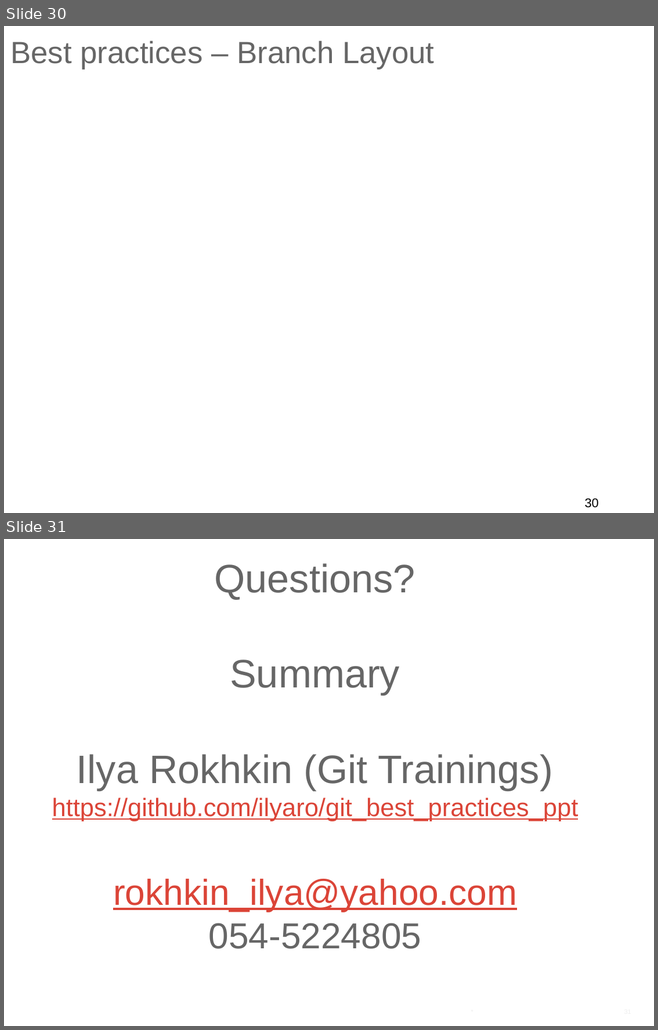
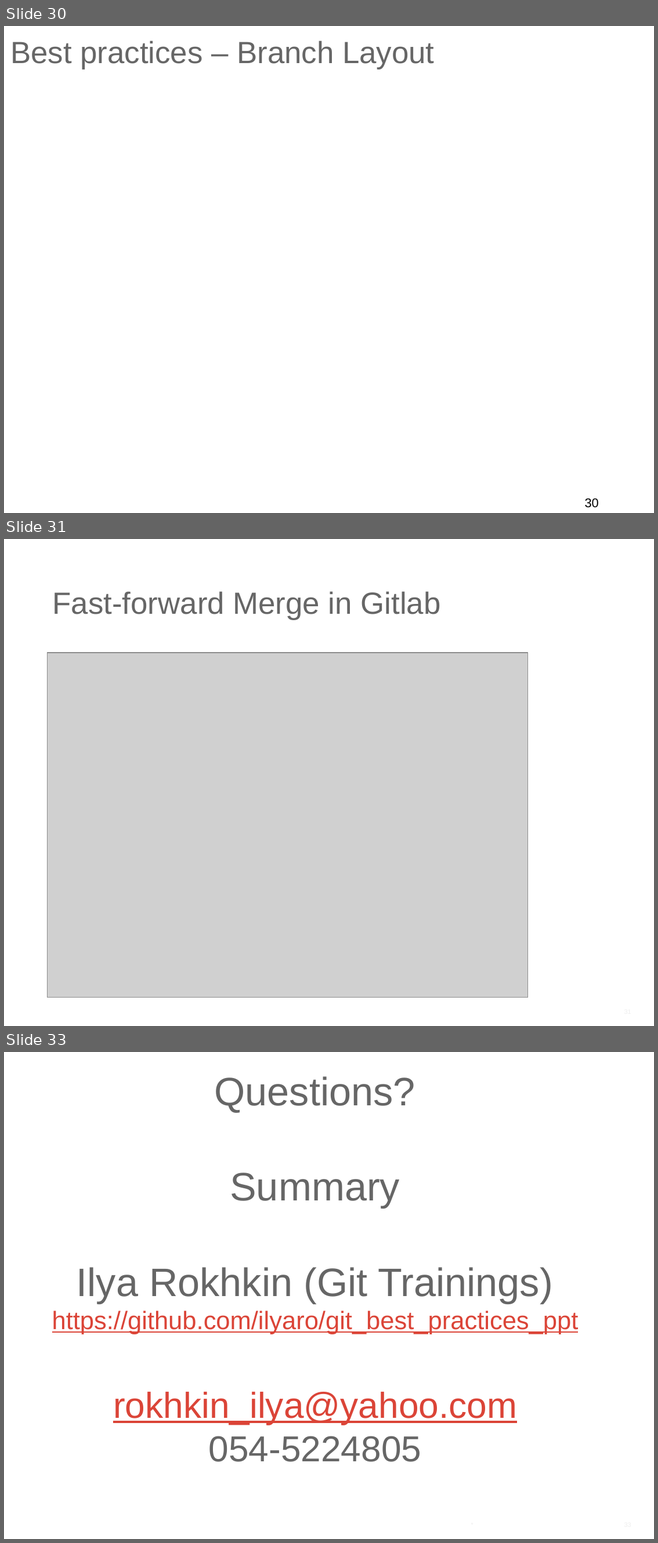
Before and after one commit to ilyaro/mysite, a slide deck: WorkStuff/Courses/Git/Git_Gitlab_Best_Practices/Git_Gitlab_BestPractices.pptx. Shown one above the other, each under a label of ours: slides 30 and 31 before the commit, slides 30, 31 and 33 after it; the slides between them are not shown. The pictures are 658x1030 and 658x1543 pixels, drawn with LibreOffice and Linux fonts; fonts in the diff are those of the drawing; grey boxes stand for pictures; background and template pictures are left out. Boxes give left, top, right and bottom in pixels: in the first picture for what was removed or moved away, otherwise in the second. Text is boxed around its words. In the diff, an @@ line names an element or a change of style, - is before the commit and + after.

Commit message:
gitlab best practices

```diff
--- a/WorkStuff/Courses/Git/Git_Gitlab_Best_Practices/Git_Gitlab_BestPractices.pptx
+++ b/WorkStuff/Courses/Git/Git_Gitlab_Best_Practices/Git_Gitlab_BestPractices.pptx
@@ slide 31 added at (4, 539, 654, 1026), background #FFFFFF @@
@@ title added at (53, 591, 441, 620), 34 pt, text #666666 @@
+Fast-forward Merge in Gitlab
@@ picture added at (48, 653, 528, 998) @@
@@ what was slide 31 is now slide 33 @@
```
Also in this commit, not shown: 1 slide changed, 1 other slide added.
